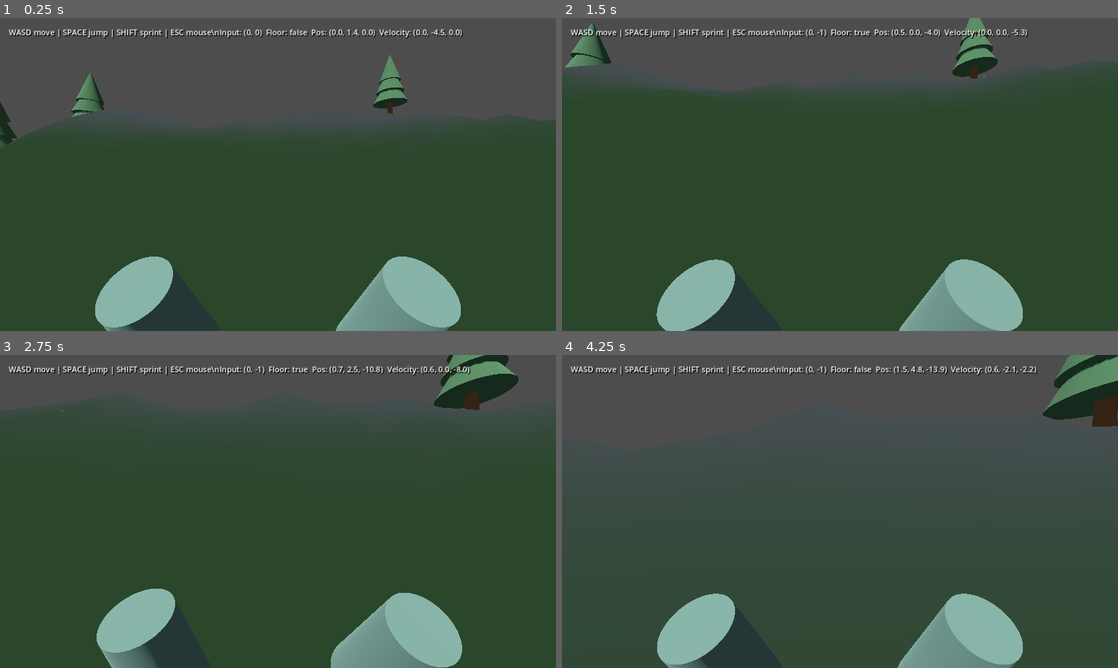
Above: before the commit, frames 1-4 (two rows, left to right).
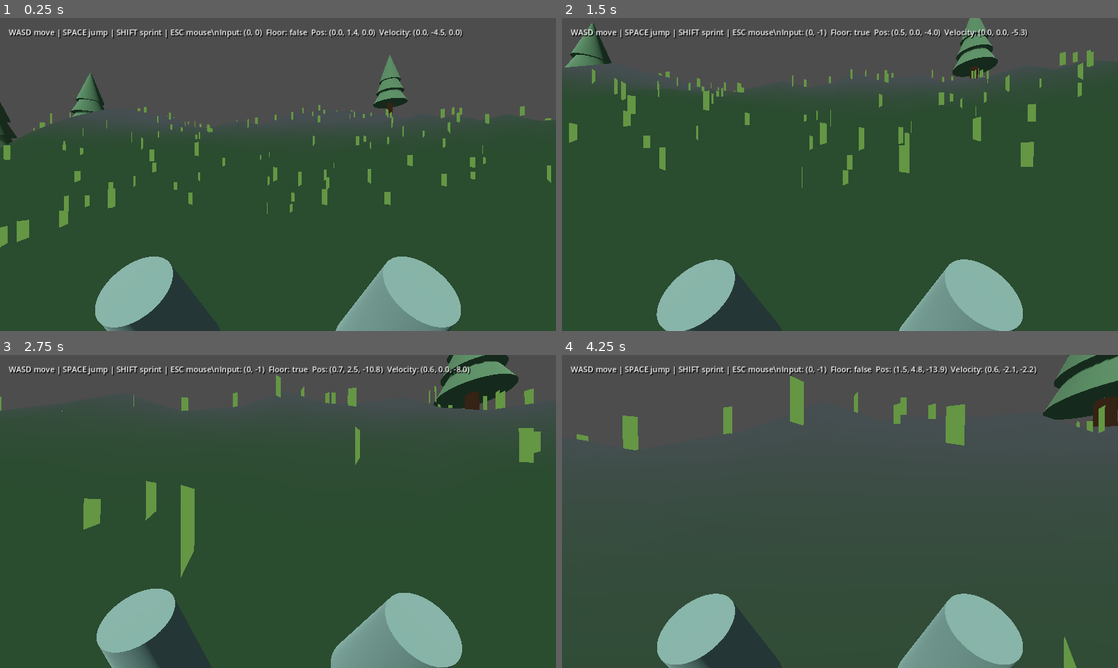
Above: after the commit, the same moments.

Repository: noval000/survival
Game: Godot game, scene res://scenes/Main.tscn
Same seed, same stepped clock (60 frames per second), same inputs: the game is played once before the commit and once after it.
Inputs (mouse positions are in pixels of both pictures, inside the frame that each line leads up to):
- Up to frame 1 (0.25 s): no input
- Up to frame 2 (1.5 s): move the mouse to (867, 174) at 0.52 s; hold Shift (sprint) 0.53-1.28 s; hold W (move_forward) from 0.53 s (still down); tap Space (jump) at 0.77 s; move the mouse to (812, 174) at 1.27 s; tap Shift (sprint) at 1.35 s
- Up to frame 3 (2.75 s): keep holding W (move_forward); tap Space (jump) at 1.52 s; move the mouse to (289, 505) at 2.02 s; hold Shift (sprint) from 2.03 s (still down)
- Up to frame 4 (4.25 s): keep holding W (move_forward); move the mouse to (834, 517) at 2.77 s; release Shift (sprint) at 2.78 s; tap Shift (sprint) at 2.85 s; tap Space (jump) at 3.02, 3.77 s; move the mouse to (878, 514) at 3.52 s; hold Shift (sprint) from 3.53 s (still down)

The runs differ from the first frame. In frame 1, 1.7% of the frame differs, in the area x 0-100%, y 27-74%; in frame 2, 2.2%, in the area x 1-96%, y 10-55%; in frame 3, 2.1%; in frame 4, 1.8%.

Commit message:
Add lightweight instanced island grass and improve beach-to-forest ground colors

Diff:
--- a/godot/scripts/IslandWorld.gd
+++ b/godot/scripts/IslandWorld.gd
@@ -25,6 +25,7 @@
     create_water()
     create_vegetation()
     create_rocks()
+    create_grass()
 
 func height_at(x: float, z: float) -> float:
     var r := Vector2(x, z).length()
@@ -44,8 +45,8 @@
             var wz := (float(z) / CELLS - 0.5) * SIZE
             var h := height_at(wx, wz)
             vertices.append(Vector3(wx, h, wz))
-            var beach := 1.0 - smoothstep(52.0, 65.0, Vector2(wx, wz).length())
-            var base := Color(0.53, 0.48, 0.34).lerp(Color(0.26, 0.37, 0.23), beach)
+            var inland := 1.0 - smoothstep(49.0, 64.0, Vector2(wx, wz).length())
+            var base := Color(0.67, 0.59, 0.42).lerp(Color(0.26, 0.39, 0.24), inland)
             colors.append(base.lerp(Color(0.39, 0.40, 0.38), smoothstep(4.5, 8.0, h)))
     for z in range(CELLS):
         for x in range(CELLS):
@@ -261,3 +262,40 @@
     shape.position.y = 1.7
     body.add_child(shape)
     tree.add_child(body)
+
+# A single MultiMesh draw call for scattered grass, keeping the island
+# inexpensive on integrated graphics / the GL Compatibility renderer.
+func create_grass() -> void:
+    var rng := RandomNumberGenerator.new()
+    rng.seed = 24813
+    var blade := QuadMesh.new()
+    blade.size = Vector2(0.22, 0.64)
+    var grass_material := StandardMaterial3D.new()
+    grass_material.albedo_color = Color(0.31, 0.46, 0.22)
+    grass_material.shading_mode = BaseMaterial3D.SHADING_MODE_UNSHADED
+    grass_material.cull_mode = BaseMaterial3D.CULL_DISABLED
+    blade.material = grass_material
+    var transforms: Array[Transform3D] = []
+    for i in range(4500):
+        var x: float = rng.randf_range(-61.0, 61.0)
+        var z: float = rng.randf_range(-61.0, 61.0)
+        var radius: float = Vector2(x, z).length()
+        if radius < 9.0 or radius > 53.0:
+            continue
+        var h: float = height_at(x, z)
+        if h < 0.4:
+            continue
+        var yaw: float = rng.randf_range(0.0, TAU)
+        var scale_factor: float = rng.randf_range(0.55, 1.25)
+        var basis := Basis(Vector3.UP, yaw).scaled(Vector3(scale_factor, scale_factor, scale_factor))
+        transforms.append(Transform3D(basis, Vector3(x, h + 0.26 * scale_factor, z)))
+    var multimesh := MultiMesh.new()
+    multimesh.transform_format = MultiMesh.TRANSFORM_3D
+    multimesh.mesh = blade
+    multimesh.instance_count = transforms.size()
+    for i in range(transforms.size()):
+        multimesh.set_instance_transform(i, transforms[i])
+    var grass := MultiMeshInstance3D.new()
+    grass.name = "InstancedGrass"
+    grass.multimesh = multimesh
+    add_child(grass)
